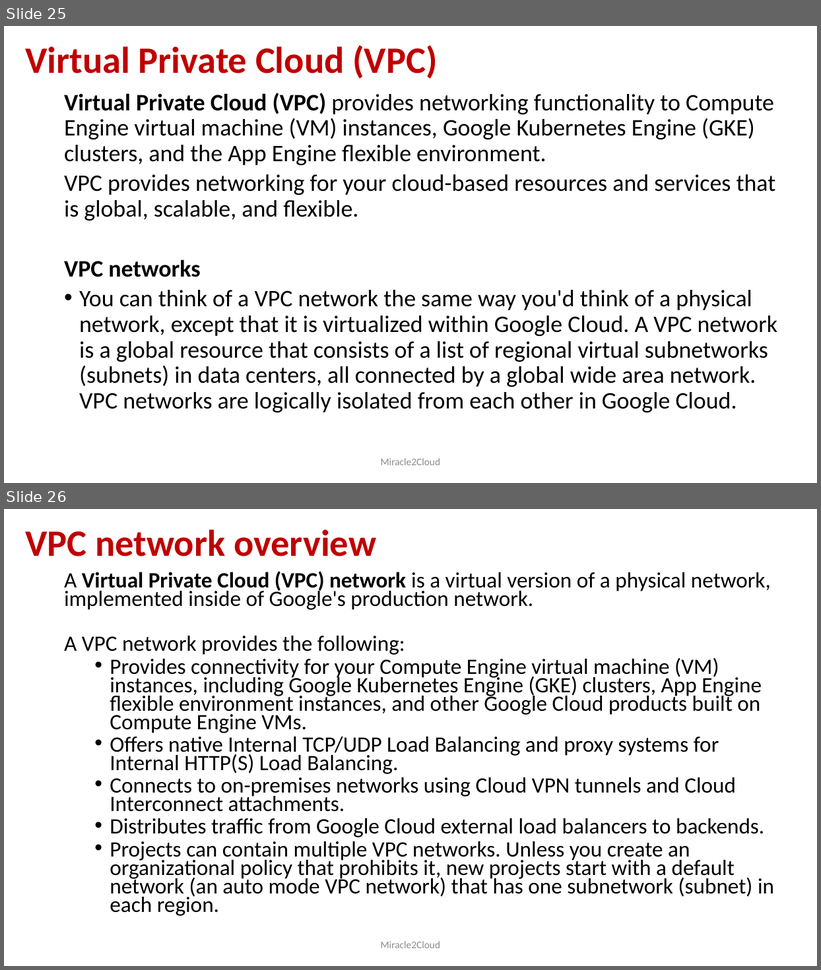
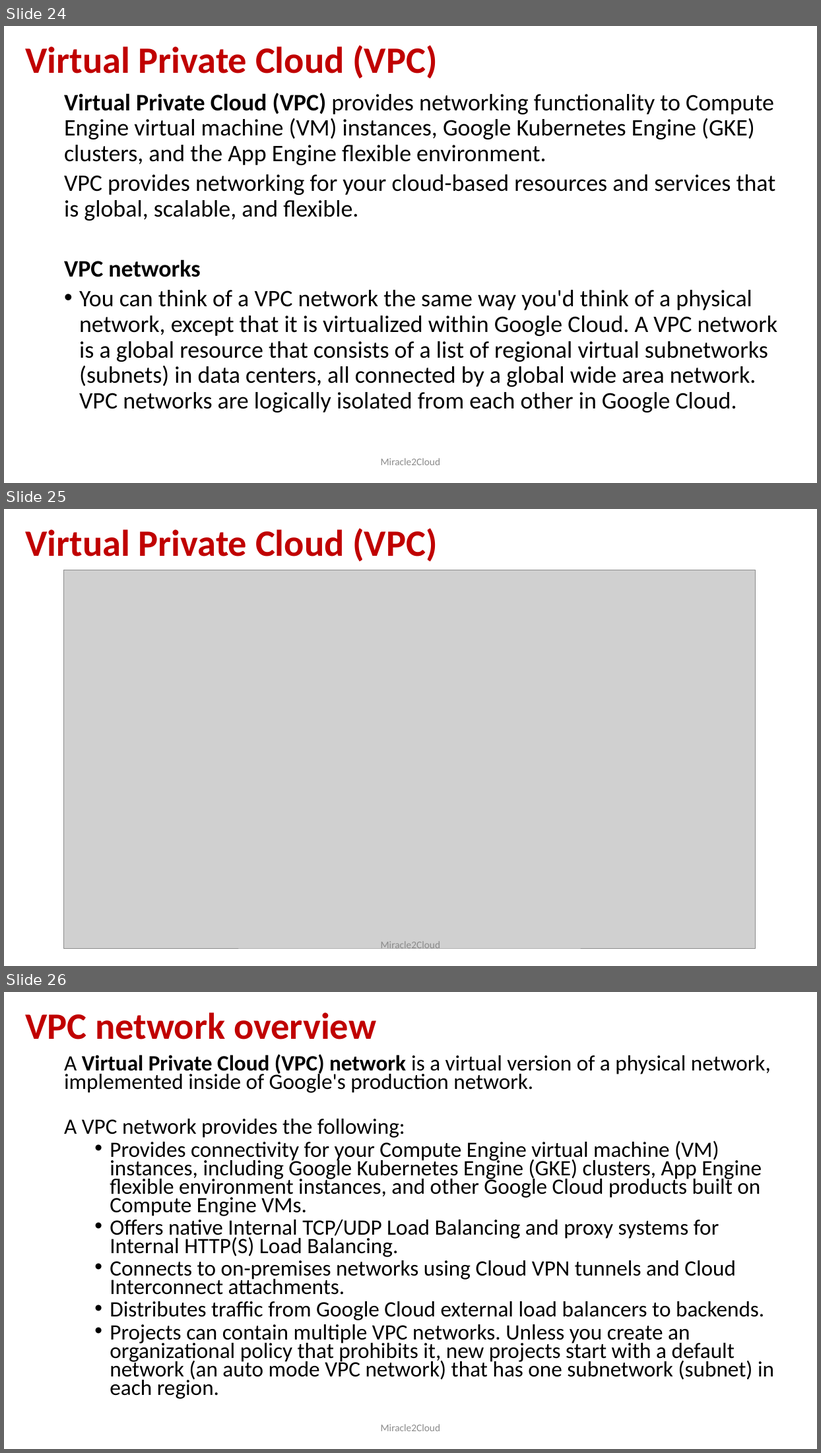
Before and after one commit to miracle2cloud/gcp, a slide deck: Google Cloud Platform.pptx. Shown one above the other, each under a label of ours: slides 25 and 26 before the commit, slides 24, 25 and 26 after it. The pictures are 821x970 and 821x1453 pixels, drawn with LibreOffice and Linux fonts; fonts in the diff are those of the drawing; grey boxes stand for pictures. Boxes give left, top, right and bottom in pixels: in the first picture for what was removed or moved away, otherwise in the second. Text is boxed around its words. In the diff, an @@ line names an element or a change of style, - is before the commit and + after.

```diff
--- a/Google Cloud Platform.pptx
+++ b/Google Cloud Platform.pptx
@@ slide 25 added at (4,509,817,966), background #FFFFFF @@
@@ title added at (25,528,437,562), 44 pt, text #C00000, bold @@
+Virtual Private Cloud (VPC)
@@ picture added at (64,570,756,949) @@
@@ text added at (381,941,440,952), 12 pt, text #8C8C8C @@
+Miracle2Cloud
@@ what was slide 25 is now slide 24 @@
```
Also in this commit, not shown: 6 slides changed, 2 other slides added, 2 slides removed.
